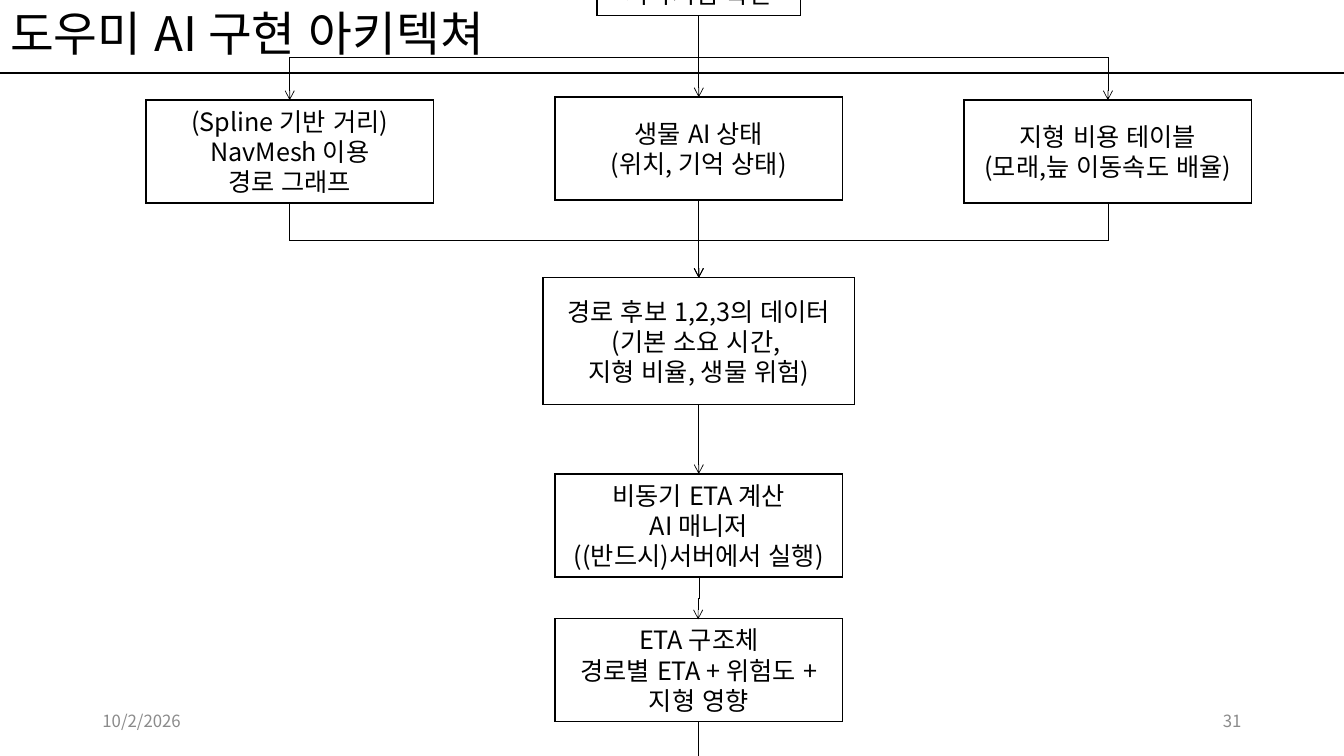
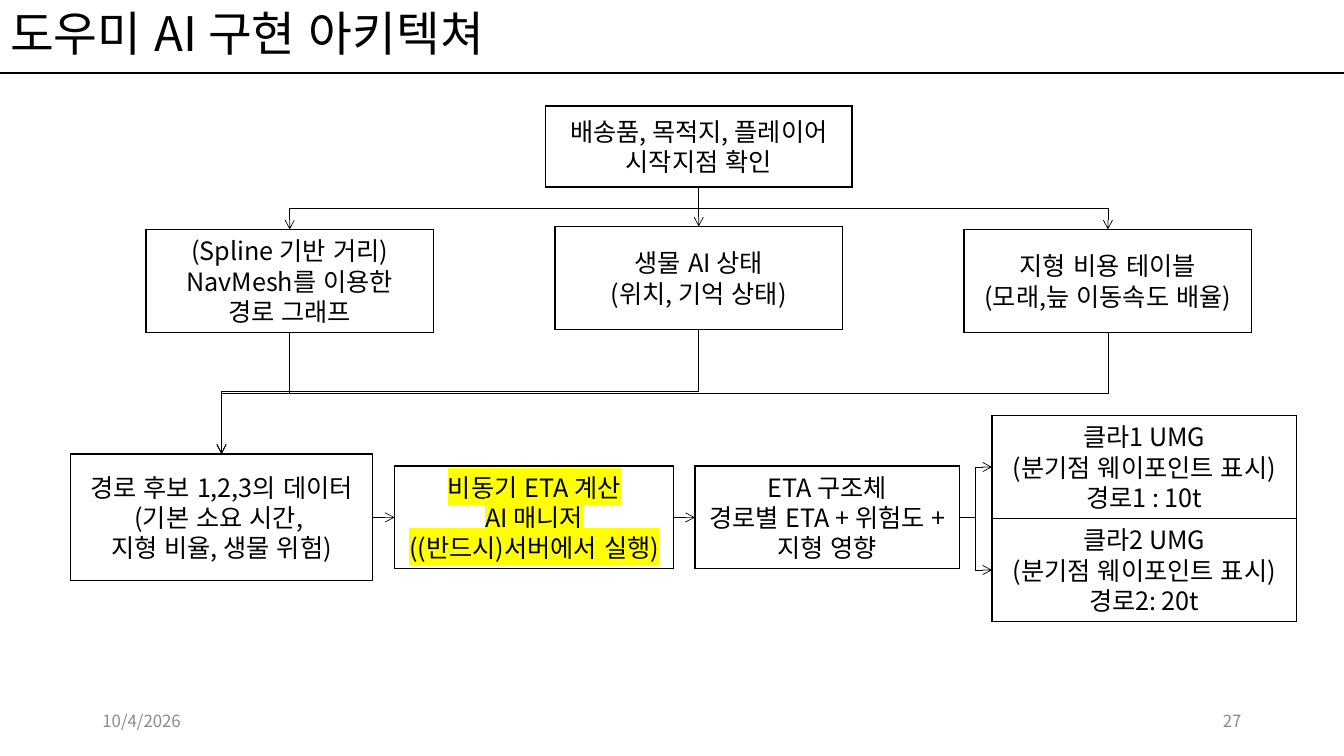
Before and after one commit to kwakyerin/2026_Graduation_Project, a slide deck: slide 27 of documents/HyunahKwon/design/designing/for_teammates/프로토타입_기획.pptx (slide 31 before the commit). Drawn at 1344x756 pixels with LibreOffice and Linux fonts; fonts in the diff are those of the drawing. Boxes give left, top, right and bottom in pixels: in the first picture for what was removed or moved away, otherwise in the second. Text is boxed around its words. In the diff, an @@ line names an element or a change of style, - is before the commit and + after.

```diff
--- a/documents/HyunahKwon/design/designing/for_teammates/프로토타입_기획.pptx
+++ b/documents/HyunahKwon/design/designing/for_teammates/프로토타입_기획.pptx
@@ rectangle "배송품, 목적지, 플레이어 시작지점 확인": place and size @@
-rectangle "배송품, 목적지, 플레이어 시작지점 확인" at [597, 0, 801, 15]
+rectangle "배송품, 목적지, 플레이어 시작지점 확인" at [545, 106, 852, 188]
@@ elbow arrow moved from (699, 15) - (289, 100) to (699, 188) - (289, 230) @@
@@ elbow arrow moved from (699, 15) - (1108, 100) to (699, 188) - (1108, 230) @@
@@ elbow arrow moved from (699, 15) - (699, 97) to (699, 188) - (699, 227) @@
@@ 3 rectangles: place and size @@
-3 rectangles at [146, 97, 1252, 203]
+3 rectangles at [146, 227, 1252, 333]
@@ text in rectangle at [186, 239, 394, 323]: text changed @@
-(Spline 기반 거리)
-NavMesh 이용
-경로 그래프
+(Spline 기반 거리)
+NavMesh를 이용한
+경로 그래프
@@ elbow arrow moved from (1108, 204) - (699, 278) to (1108, 333) - (222, 454) @@
@@ elbow arrow moved from (289, 204) - (699, 278) to (289, 333) - (222, 454) @@
@@ elbow arrow moved from (699, 201) - (699, 278) to (699, 330) - (222, 454) @@
@@ rectangle added at [992, 415, 1297, 518], fill #FFFFFF, outline #000000 1 pt, 18 pt, text #000000 @@
+클라1 UMG
+(분기점 웨이포인트 표시)
+경로1 : 10t
@@ rectangle "경로 후보 1,2,3의 데이터 (기본 ...": place and size @@
-rectangle "경로 후보 1,2,3의 데이터 (기본 ..." at [543, 278, 855, 405]
+rectangle "경로 후보 1,2,3의 데이터 (기본 ..." at [71, 454, 373, 581]
@@ rectangle "비동기 ETA 계산 AI 매니저 ...": place and size @@
-rectangle "비동기 ETA 계산 AI 매니저 ..." at [556, 474, 843, 577]
+rectangle "비동기 ETA 계산 AI 매니저 ..." at [394, 466, 674, 569]
@@ rectangle "비동기 ETA 계산 AI 매니저 ..." at [394, 466, 674, 569]: highlight none to #FFFF00 @@
@@ rectangle "ETA 구조체 경로별 ETA + ...": place and size @@
-rectangle "ETA 구조체 경로별 ETA + ..." at [556, 619, 843, 722]
+rectangle "ETA 구조체 경로별 ETA + ..." at [695, 466, 959, 569]
@@ elbow arrow moved from (699, 722) - (520, 756) to (960, 517) - (992, 467) @@
@@ elbow arrow moved from (699, 404) - (699, 474) to (373, 517) - (394, 517) @@
@@ elbow arrow moved from (700, 578) - (699, 619) to (675, 517) - (695, 517) @@
@@ elbow arrow moved from (699, 722) - (838, 756) to (960, 517) - (992, 571) @@
@@ rectangle added at [992, 518, 1297, 621], fill #FFFFFF, outline #000000 1 pt, 18 pt, text #000000 @@
+클라2 UMG
+(분기점 웨이포인트 표시)
+경로2: 20t
@@ text at [102, 714, 180, 730]: text changed @@
-10/2/2026
+10/4/2026
@@ page number at [1223, 714, 1242, 727]: text changed @@
-31
+27
```
Also in this commit, not shown: 33 other slides changed, 1 slide added.
